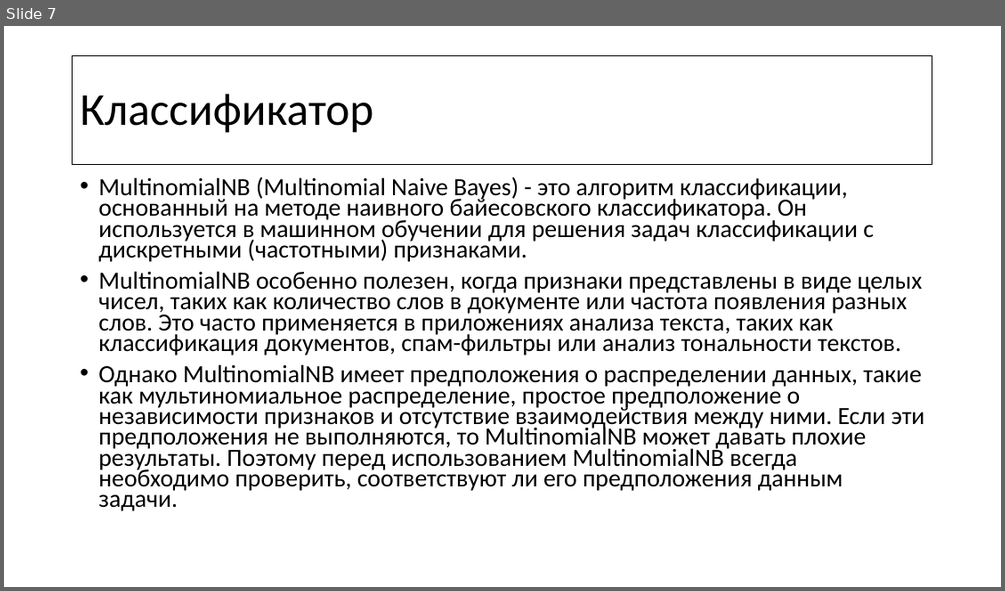
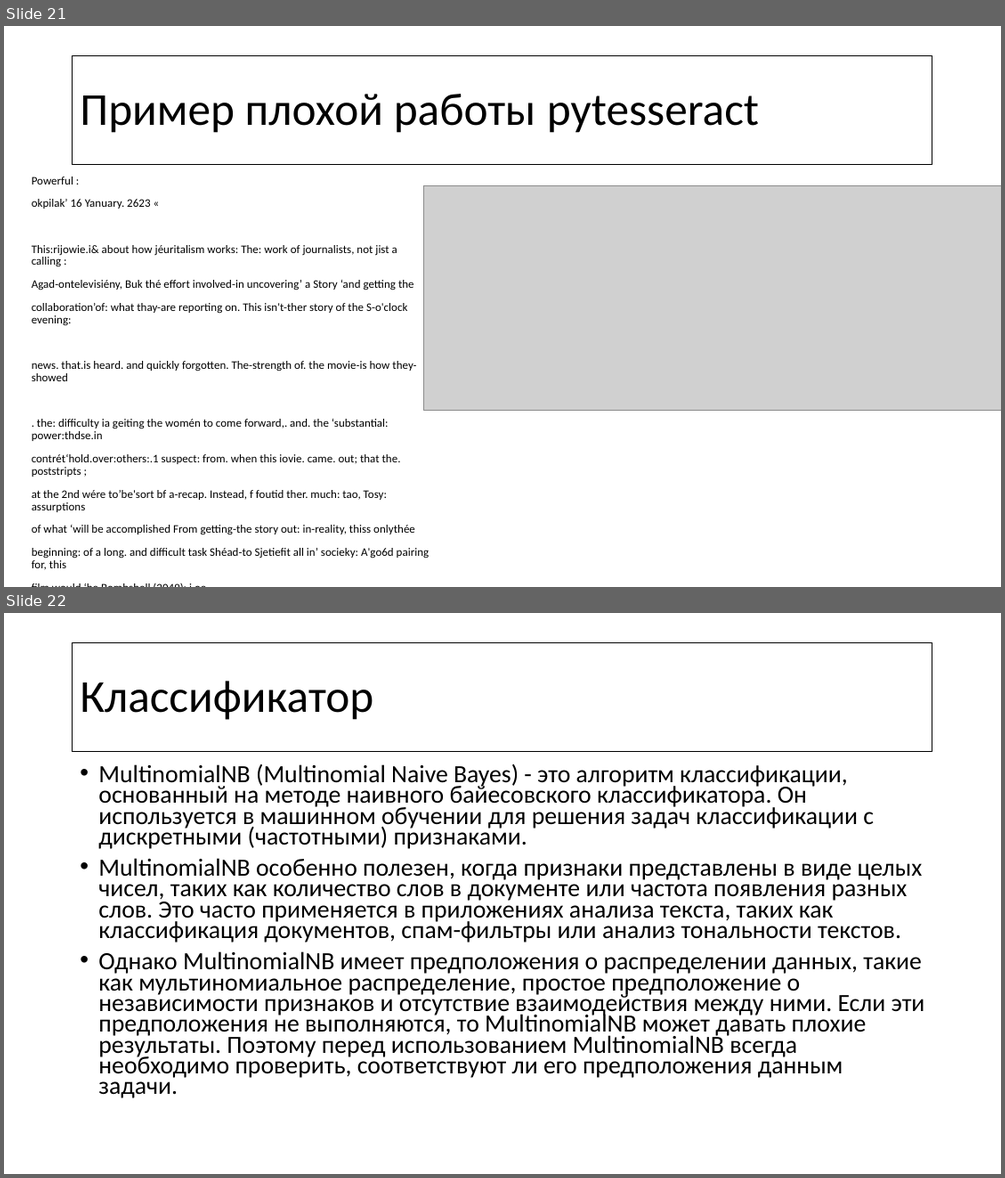
Before and after one commit to riapush/Image-to-text-and-recognition-project, a slide deck: Machine learning course.pptx. Shown one above the other, each under a label of ours: slide 7 before the commit, slides 21 and 22 after it. The pictures are 1005x591 and 1005x1178 pixels, drawn with LibreOffice and Linux fonts; fonts in the diff are those of the drawing; grey boxes stand for pictures. Boxes give left, top, right and bottom in pixels: in the first picture for what was removed or moved away, otherwise in the second. Text is boxed around its words. In the diff, an @@ line names an element or a change of style, - is before the commit and + after.

Commit message:
report updated

```diff
--- a/Machine learning course.pptx
+++ b/Machine learning course.pptx
@@ slide 21 added at <box>4,26,1001,587</box>, background #FFFFFF @@
@@ title added at <box>73,56,933,164</box>, outline #000000 0.75 pt, 44 pt, text #000000 @@
+Пример плохой работы pytesseract
@@ text added at <box>32,176,429,570</box>, 11.1 pt, text #000000 @@
+Powerful :
+okpilak’ 16 Yanuary. 2623 «
+This:rijowie.i& about how jéuritalism works: The: work of journalists, not jist a calling :
+Agad-ontelevisiény, Buk thé effort involved-in uncovering’ a Story ‘and getting the
+collaboration’of: what thay-are reporting on. This isn't-ther story of the S-o'clock evening:
+news. that.is heard. and quickly forgotten. The-strength of. the movie-is how they-showed
+. the: difficulty ia geiting the womén to come forward,. and. the ‘substantial: power:thdse.in
+contrét‘hold.over:others:.1 suspect: from. when this iovie. came. out; that the. poststripts ;
+at the 2nd wére to’be'sort bf a-recap. Instead, f foutid ther. much: tao, Tosy: assurptions
+of what ‘will be accomplished From getting-the story out: in-reality, thiss onlythée
+beginning: of a long. and difficult task Shéad-to Sjetiefit all in’ socieky: A'go6d pairing for, this
+film would ‘be Bombshell (2049): i oe
@@ picture added at <box>424,185,1001,410</box> @@
@@ what was slide 7 is now slide 22 @@
```
Also in this commit, not shown: 1 slide changed, 15 other slides added, 1 other file.
